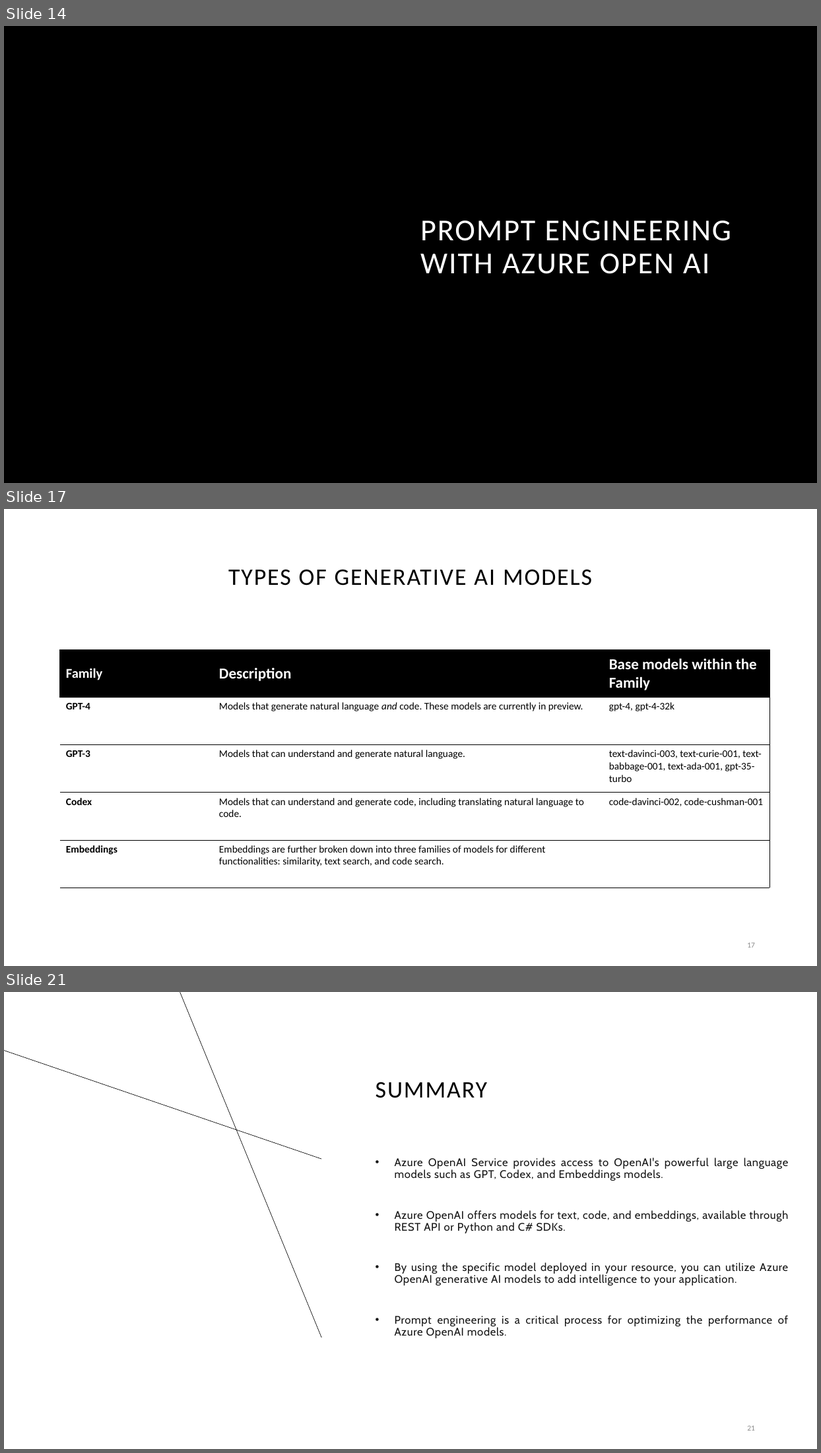
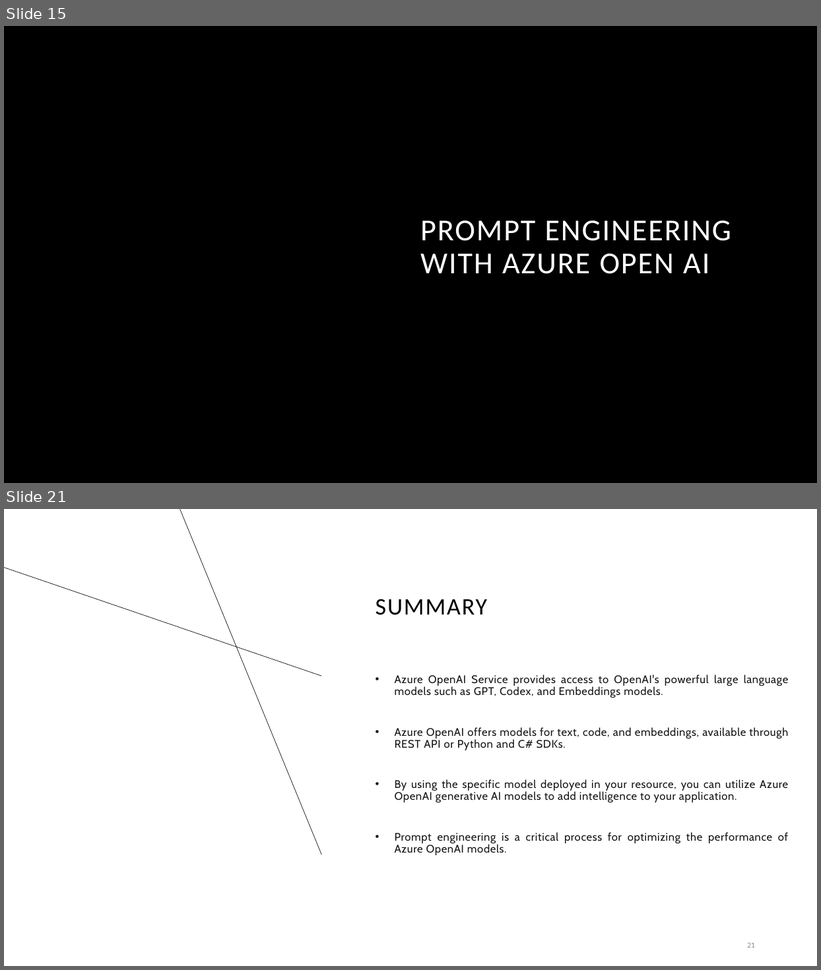
Before and after one commit to sujoy-saha/Develop-AI-solutions-with-Azure-AI, a slide deck: 6. Develop AI solutions with Azure OpenAI/Develop AI solutions with Azure OpenAI.pptx. Shown one above the other, each under a label of ours: slides 14, 17 and 21 before the commit, slides 15 and 21 after it; the slides between them are not shown. The pictures are 821x1453 and 821x970 pixels, drawn with LibreOffice and Linux fonts; fonts in the diff are those of the drawing; background and template pictures are left out. Boxes give left, top, right and bottom in pixels: in the first picture for what was removed or moved away, otherwise in the second. Text is boxed around its words. In the diff, an @@ line names an element or a change of style, - is before the commit and + after.

```diff
--- a/6. Develop AI solutions with Azure OpenAI/Develop AI solutions with Azure OpenAI.pptx
+++ b/6. Develop AI solutions with Azure OpenAI/Develop AI solutions with Azure OpenAI.pptx
@@ slide 17 removed at (4, 509, 817, 966), background #FFFFFF @@
@@ title removed at (228, 569, 592, 586) @@
-TYPES OF GENERATIVE AI MODELS
@@ table removed at (60, 650, 770, 889), 5 rows, 3 columns @@
-Family | Description | Base models within the Family
-GPT-4 | Models that generate natural language and code. These models are currently in preview. | gpt-4, gpt-4-32k
-GPT-3 | Models that can understand and generate natural language. | text-davinci-003, text-curie-001, text-babbage-001, text-ada-001, gpt-35-turbo
-Codex | Models that can understand and generate code, including translating natural language to code. | code-davinci-002, code-cushman-001
-Embeddings | Embeddings are further broken down into three families of models for different functionalities: similarity, text search, and code search. | 
@@ page number removed at (747, 943, 755, 948) @@
-17
@@ what was slide 14 is now slide 15 @@
```
Also in this commit, not shown: 8 slides changed, 4 slides added, 3 other slides removed, 2 other files.
